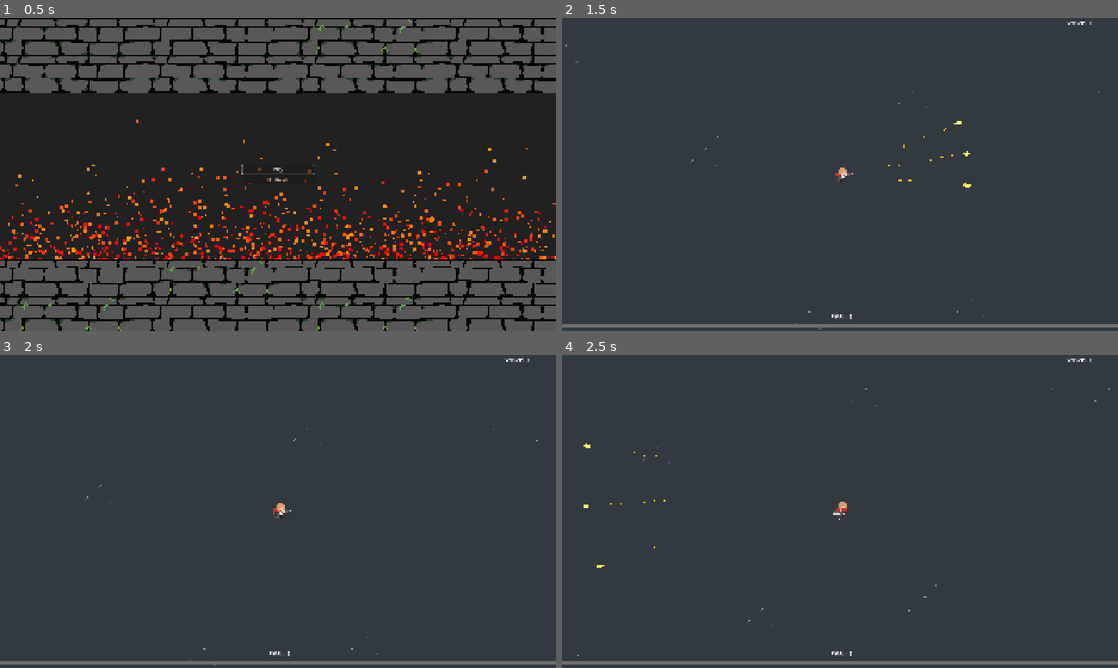
Above: before the commit, frames 1-4 (two rows, left to right).
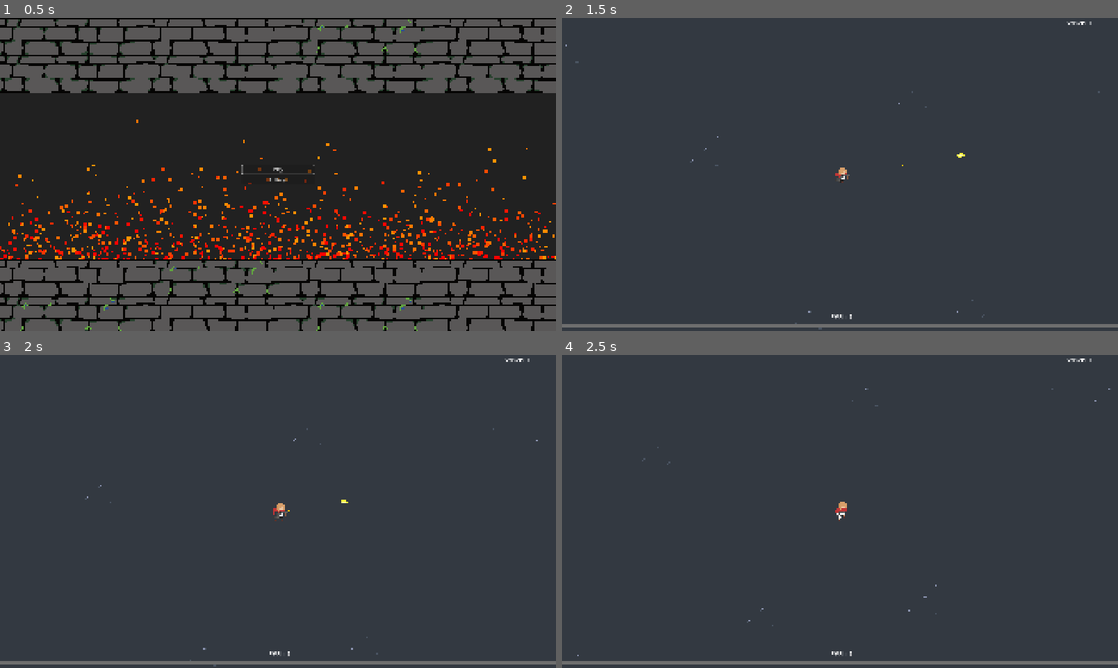
Above: after the commit, the same moments.

Repository: JordanBonfim/Mana-and-Bullets
Game: Godot game, scene res://title_screen/title_screen.tscn
Two runs of this game, one before a commit and one after it. Both use one fixed random seed, a clock stepped at 60 frames per second and the inputs below. Sound files missing from this copy of the repository are replaced by a short silence.
Inputs (mouse positions are in pixels of both pictures, inside the frame that each line leads up to):
- Up to frame 1 (0.5 s): no input
- Up to frame 2 (1.5 s): click "Play" at 0.5 s; tap Enter at 1.25 s; move the mouse to (962, 158) at 1.27 s; press the mouse at (962, 158) at 1.28 s; hold Right (ui_right) from 1.28 s (still down)
- Up to frame 3 (2 s): keep holding Right (ui_right)
- Up to frame 4 (2.5 s): move the mouse to (728, 527) at 2.02 s; release Right (ui_right) at 2.03 s; release the mouse at (728, 527) at 2.03 s; hold Down (ui_down) from 2.03 s (still down); click (728, 527) at 2.1 s

Frame 1 is identical in both runs. In frame 2, 0.1% of the frame differs, in the area x 50-74%, y 32-55%; in frame 3, less than 0.1%; in frame 4, less than 0.1%.

Commit message:
add weapon selection through player script

Diff:
--- a/player/Player.tscn
+++ b/player/Player.tscn
@@ -1,7 +1,6 @@
 [gd_scene format=3 uid="uid://7ap4afqyu0nh"]
 
 [ext_resource type="Script" uid="uid://gjwsnxak525q" path="res://player/player.gd" id="1_ulp21"]
-[ext_resource type="PackedScene" uid="uid://dma1ga5m88jpj" path="res://weapons/shotgun/shotgun.tscn" id="3_wnvi2"]
 [ext_resource type="Texture2D" uid="uid://b2fn3y6god2y1" path="res://player/sprites/idle/IDLE2.png" id="3_yu5hk"]
 [ext_resource type="Texture2D" uid="uid://cnscl1xbsfwo" path="res://player/sprites/idle/IDLE3.png" id="4_q6miu"]
 [ext_resource type="Texture2D" uid="uid://3d0s6a1idxdl" path="res://player/sprites/idle/IDLE4.png" id="5_mlfor"]
@@ -199,7 +198,7 @@
 [node name="CollisionShape2D" type="CollisionShape2D" parent="Area2D" unique_id=2090462866]
 shape = SubResource("RectangleShape2D_bhunq")
 
-[node name="Shotgun" parent="Area2D" unique_id=1305605320 instance=ExtResource("3_wnvi2")]
-position = Vector2(4.5, 3.5)
+[node name="Weapon_handle" type="Marker2D" parent="Area2D" unique_id=1207522416]
+position = Vector2(5, 4)
 
 [connection signal="area_entered" from="Area2D" to="." method="_on_area_2d_area_entered"]
--- a/player/player.gd
+++ b/player/player.gd
@@ -34,6 +34,15 @@
 const SPELL = preload("uid://c82n8qwqthm6b")
 
 
+# WEAPON
+# 0 = shotgun;
+# 1 = machine pistol;
+var weapon_selected: int = 1
+const MACHINE_PISTOL = preload("uid://csuqu0tfehvuc")
+const SHOTGUN = preload("uid://dma1ga5m88jpj")
+@onready var weapon_handle: Marker2D = $Area2D/Weapon_handle
+
+
 #endregion
 
 @export var smokeScene: PackedScene
@@ -50,6 +59,16 @@
 	Messages.player_hit.connect(set_player_health)
 	Messages.add_xp.connect(add_xp)
 	Messages.spell_selected.connect(add_spell)
+
+	var weapon_instance = SHOTGUN.instantiate()
+	match weapon_selected:
+		0:
+			weapon_instance = SHOTGUN.instantiate()
+		1:
+			weapon_instance = MACHINE_PISTOL.instantiate()
+
+	weapon_instance.global_position = weapon_handle.position
+	add_child(weapon_instance)
 
 
 
--- /dev/null
+++ b/weapons/machine_pistol/machine_pistol.gd
@@ -0,0 +1,125 @@
+extends Node2D
+
+const BULLET = preload("uid://c1jarv1c2wevn")
+
+#region CONFIGURAÇÕES & REFERÊNCIAS
+@export var smokeScene: PackedScene
+
+@export_group("Stats da Arma")
+@export var fire_delay_seconds: float = 0.6
+@export var bullet_SPEED: int = 2200
+@export var bullet_ttl: float = 1.5
+@export var bullet_damage: float = 8
+@export var bullet_piercing_ammount: int = 1
+@export var bullet_spread: float = 0.0
+@export var projectiles_count: int = 1
+
+@onready var muzzle: Marker2D = $muzzle
+@onready var fire_cooldown: Timer = $fire_cooldown
+@onready var firing_soundplayer: AudioStreamPlayer = $firing_soundplayer
+
+var ready_to_fire: bool = true
+#endregion
+
+
+func _ready() -> void:
+	fire_cooldown.wait_time = fire_delay_seconds
+	fire_cooldown.one_shot = true
+
+	# Garante a conexão do sinal de timeout
+	if not fire_cooldown.timeout.is_connected(_on_fire_cooldown_timeout):
+		fire_cooldown.timeout.connect(_on_fire_cooldown_timeout)
+
+	# Sinais globais de upgrades
+	Messages.apply_percentage_fire_rate_upgrade.connect(set_fire_cooldown)
+	Messages.apply_piercing_upgrade.connect(increase_piercing)
+	Messages.apply_percentage_bullet_damage_upgrade.connect(increase_damage_percentage)
+	Messages.apply_fixed_bullet_damage_upgrade.connect(increase_damage_fixed)
+	Messages.increase_projectiles_ammount_upgrade.connect(increase_projectiles_ammount)
+
+
+func _physics_process(_delta: float) -> void:
+	# Rotação da arma apontando para o mouse
+	look_at(get_global_mouse_position())
+	rotation_degrees = wrap(rotation_degrees, 0.0, 360.0)
+
+	# Inverte a escala Y para não ficar de ponta-cabeça ao mirar para a esquerda
+	scale.y = -1.0 if (rotation_degrees > 90.0 and rotation_degrees < 270.0) else 1.0
+
+	# Disparo contínuo segurando o botão configurado no Input Map
+	if Input.is_action_pressed("fire") and ready_to_fire:
+		shoot()
+
+
+func shoot() -> void:
+	ready_to_fire = false
+	fire_cooldown.start()
+
+	if firing_soundplayer:
+		firing_soundplayer.play()
+
+	# Efeito de fumaça (1 por disparo)
+	spawn_smoke()
+
+	# Instanciação dos projéteis (com cálculo de dispersão)
+	for i in range(projectiles_count):
+		spawn_bullet(i)
+
+
+func spawn_bullet(index: int) -> void:
+	var bullet_instance = BULLET.instantiate()
+	bullet_instance.global_position = muzzle.global_position
+
+	# Cálculo do ângulo do projétil baseado na quantidade e spread
+	if projectiles_count > 1:
+		var angle_begin = rotation - (bullet_spread / 2.0)
+		var angle_per_bullet = bullet_spread / float(projectiles_count - 1)
+		bullet_instance.rotation = angle_begin + (angle_per_bullet * index)
+	else:
+		bullet_instance.rotation = rotation
+
+	# Parâmetros da bala
+	bullet_instance.SPEED = bullet_SPEED
+	bullet_instance.ttl = bullet_ttl
+	bullet_instance.bullet_damage = bullet_damage
+	bullet_instance.piercing_ammount = bullet_piercing_ammount
+
+	get_tree().root.add_child(bullet_instance)
+
+
+func spawn_smoke() -> void:
+	if not smokeScene:
+		return
+
+	var smoke = smokeScene.instantiate() as GPUParticles2D
+	if smoke:
+		get_parent().add_child(smoke)
+		smoke.global_position = muzzle.global_position
+		smoke.rotation = rotation
+
+
+func _on_fire_cooldown_timeout() -> void:
+	ready_to_fire = true
+
+
+#region UPGRADES
+func set_fire_cooldown(percentage: float) -> void:
+	fire_cooldown.wait_time = max(0.05, fire_cooldown.wait_time * (1.0 - percentage / 100.0))
+	print("Tempo de cooldown reduzido para: ", fire_cooldown.wait_time)
+
+func increase_piercing(ammount: int) -> void:
+	bullet_piercing_ammount += ammount
+
+func increase_damage_percentage(percentage: float) -> void:
+	bullet_damage += bullet_damage * (percentage / 100.0)
+
+func increase_damage_fixed(ammount: float) -> void:
+	bullet_damage += ammount
+
+func increase_projectiles_ammount(ammount: int) -> void:
+	if projectiles_count == 0:
+		bullet_spread = 0.3
+	else:
+		bullet_spread += 0.12
+	projectiles_count += ammount
+#endregion
--- /dev/null
+++ b/weapons/machine_pistol/machine_pistol.tscn
@@ -0,0 +1,22 @@
+[gd_scene format=3 uid="uid://csuqu0tfehvuc"]
+
+[ext_resource type="Script" uid="uid://bwdgt4i5mqdvm" path="res://weapons/machine_pistol/machine_pistol.gd" id="1_jrm7m"]
+[ext_resource type="Texture2D" uid="uid://43lsh10w8y3m" path="res://weapons/machine_pistol/machine_pistol_1.png" id="2_jrm7m"]
+[ext_resource type="AudioStream" uid="uid://c1tjcj6i7g5m7" path="res://Audio/shotgun_fire.wav" id="3_ugyf3"]
+
+[node name="MachinePistol" type="Node2D" unique_id=1305605320]
+visibility_layer = 8
+script = ExtResource("1_jrm7m")
+
+[node name="Sprite2D" type="Sprite2D" parent="." unique_id=870953946]
+position = Vector2(3, -1)
+scale = Vector2(0.6, 0.6)
+texture = ExtResource("2_jrm7m")
+
+[node name="muzzle" type="Marker2D" parent="." unique_id=649834210]
+position = Vector2(10, -2)
+
+[node name="fire_cooldown" type="Timer" parent="." unique_id=890843427]
+
+[node name="firing_soundplayer" type="AudioStreamPlayer" parent="." unique_id=542170107]
+stream = ExtResource("3_ugyf3")
Not shown, added: weapons/machine_pistol/machine_pistol.gd.uid
Binary file added: weapons/machine_pistol/machine_pistol_1.png
Not shown, added: weapons/machine_pistol/machine_pistol_1.png.import
